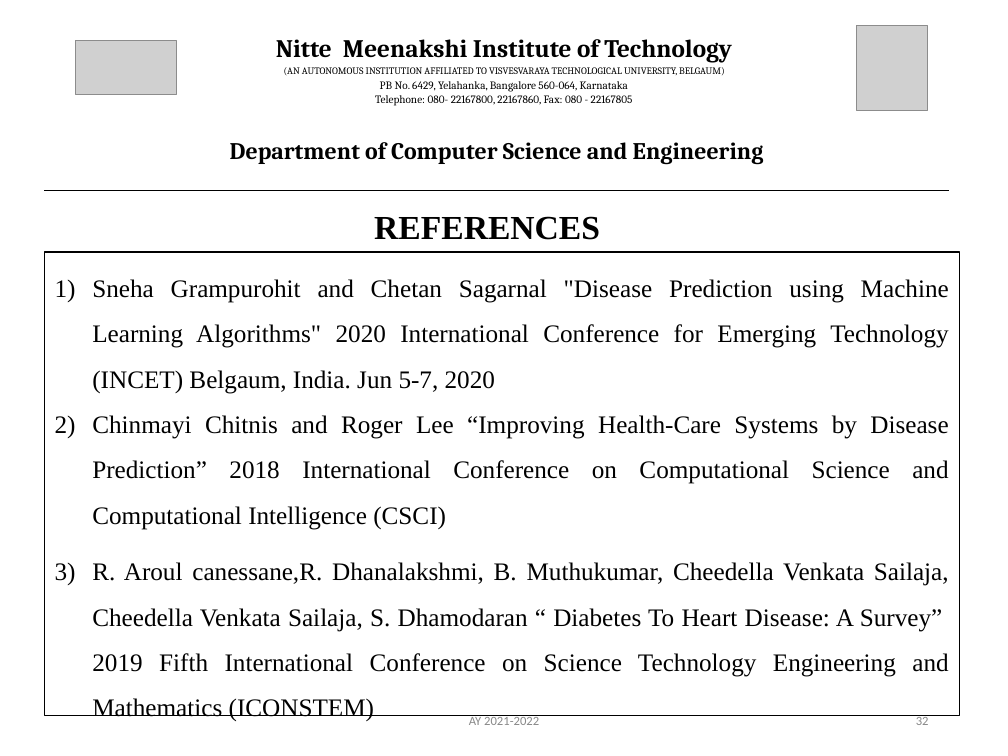
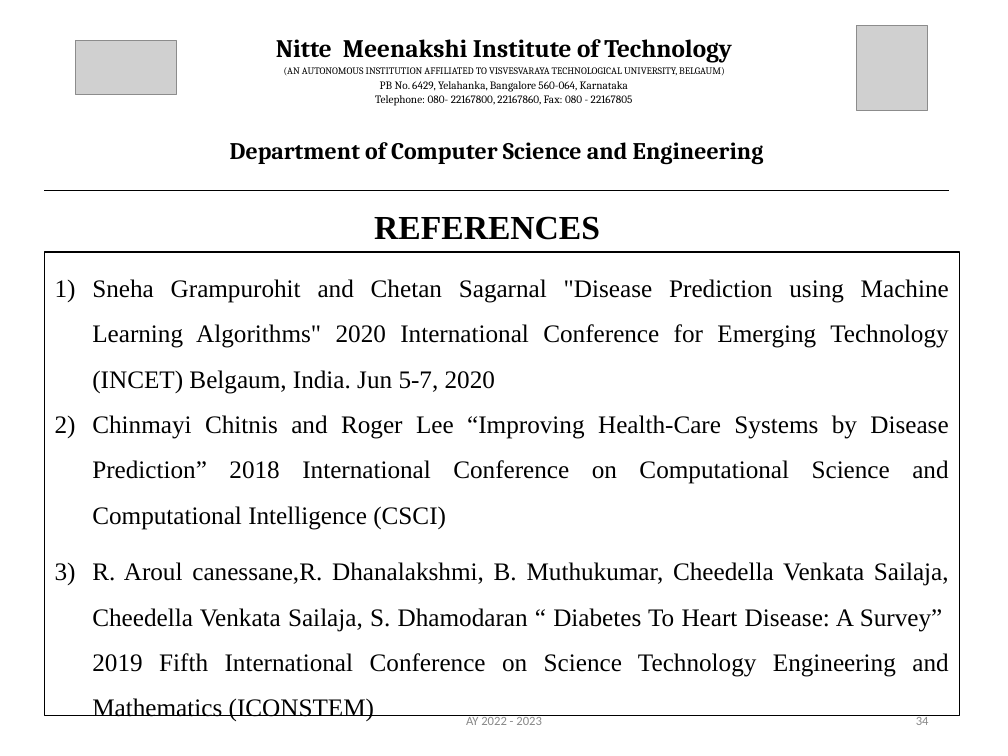
Before and after one commit to Anubhav4380/heartdiseaseprediction, a slide deck: slide 34 of docs/18PCS_36_Final_PPT.pptx (slide 32 before the commit). Drawn at 1008x756 pixels with LibreOffice and Linux fonts; fonts in the diff are those of the drawing; grey boxes stand for pictures. Boxes give left, top, right and bottom in pixels: in the first picture for what was removed or moved away, otherwise in the second. Text is boxed around its words. In the diff, an @@ line names an element or a change of style, - is before the commit and + after.

```diff
--- a/docs/18PCS_36_Final_PPT.pptx
+++ b/docs/18PCS_36_Final_PPT.pptx
@@ text at box(466, 715, 542, 725): text changed @@
-AY 2021-2022
+AY 2022 - 2023
@@ page number at box(916, 715, 929, 725): text changed @@
-32
+34
```
Also in this commit, not shown: 33 other slides changed, 2 slides added, 7 other files.
